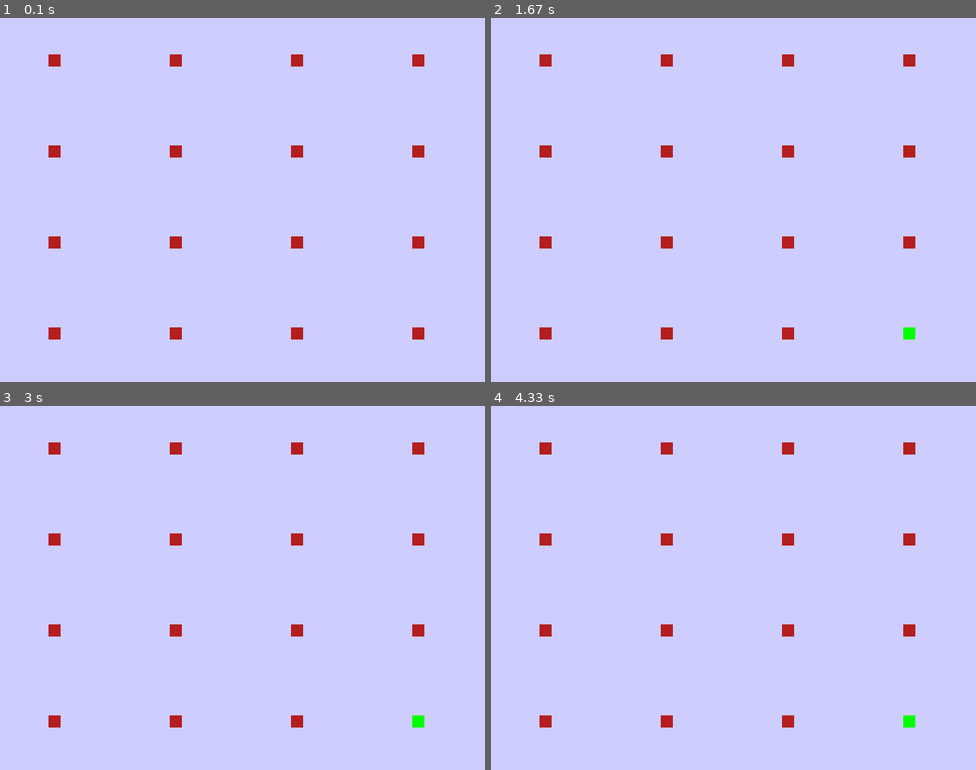
Above: before the commit, frames 1-4 (two rows, left to right).
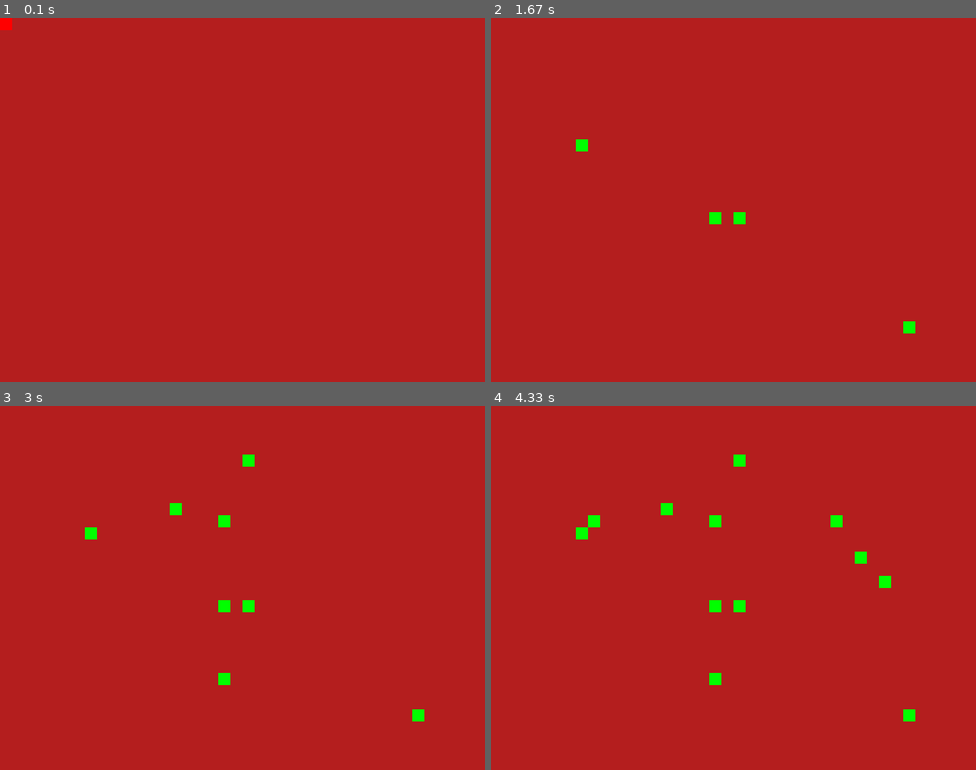
Above: after the commit, the same moments.

Repository: samuelbigio/DrumLooper
Game: pygame game, started from Main/main.py
Same seed, same stepped clock (60 frames per second), same inputs: the game is played once before the commit and once after it.
Inputs (mouse positions are in pixels of both pictures, inside the frame that each line leads up to):
- Up to frame 1 (0.1 s): no input
- Up to frame 2 (1.67 s): click (714, 214) at 0.38 s; click (733, 221) at 0.72 s; click (583, 145) at 1.05 s; click (912, 327) at 1.38 s
- Up to frame 3 (3 s): click (252, 464) at 1.72 s; click (218, 682) at 2.05 s; click (227, 526) at 2.38 s; click (174, 511) at 2.72 s
- Up to frame 4 (4.33 s): click (859, 555) at 3.05 s; click (883, 580) at 3.38 s; click (835, 522) at 3.72 s; click (592, 518) at 4.05 s

The runs differ from the first frame. In frame 1, 99% of the frame differs, in the area x 0-100%, y 0-100%; in frame 2, 99%; in frame 3, 99%; in frame 4, 99%.

Commit message:
Testing version Control on Pycharm

Diff:
--- a/Main/PygameInit.py
+++ b/Main/PygameInit.py
@@ -26,8 +26,8 @@
 
         self.clock = pygame.time.Clock()
 
-        self.numButtonRow = 4
-        self.numButtonCol=  4
+        self.numButtonRow = 40
+        self.numButtonCol=  30
 
         self.makeButtons()
 
@@ -49,27 +49,6 @@
                 self.readButtons()
 
 
-
-
-                #TextSurf, TextRect = self.text_objects(str(event), self.largeText,self.bright_red)
-                #TextRect.center = ((self.displayW / 10), (self.displayH * .9))
-                #self.gameDisplay.blit(TextSurf, TextRect)
-
-
-
-            """
-
-
-                self.butt1.button("", 20, 20, 200, 200, self.red, self.bright_red)
-                self.butt2.button("", 300, 300, 60, 60, self.red, self.bright_red)
-
-                self.butt3.button("", 650, 500, 100, 20, self.red, self.bright_red)
-
-            TextSurf2, TextRect2 = text_objects(Buttonstring, largeText, red)
-            TextRect2.center = ((displayW *2 / 3), (displayH/ 2))
-
-            gameDisplay.blit(TextSurf2, TextRect2)
-            """
 
             pygame.display.update()
             self.clock.tick(60)
@@ -99,8 +78,8 @@
                 ## Button Innit
 
 
-                self.ToggleButton[i][j].button("", int(self.displayW*.1 + i* (self.displayW/self.numButtonRow)),
-                                               int(self.displayH*.1 + j*(self.displayH/self.numButtonCol)) , 20 , 20,
+                self.ToggleButton[i][j].button("", int( i* (self.displayW/self.numButtonRow)),
+                                               int( j*(self.displayH/self.numButtonCol)) , 20 , 20,
                                                self.red,
                                                self.bright_red)
 
